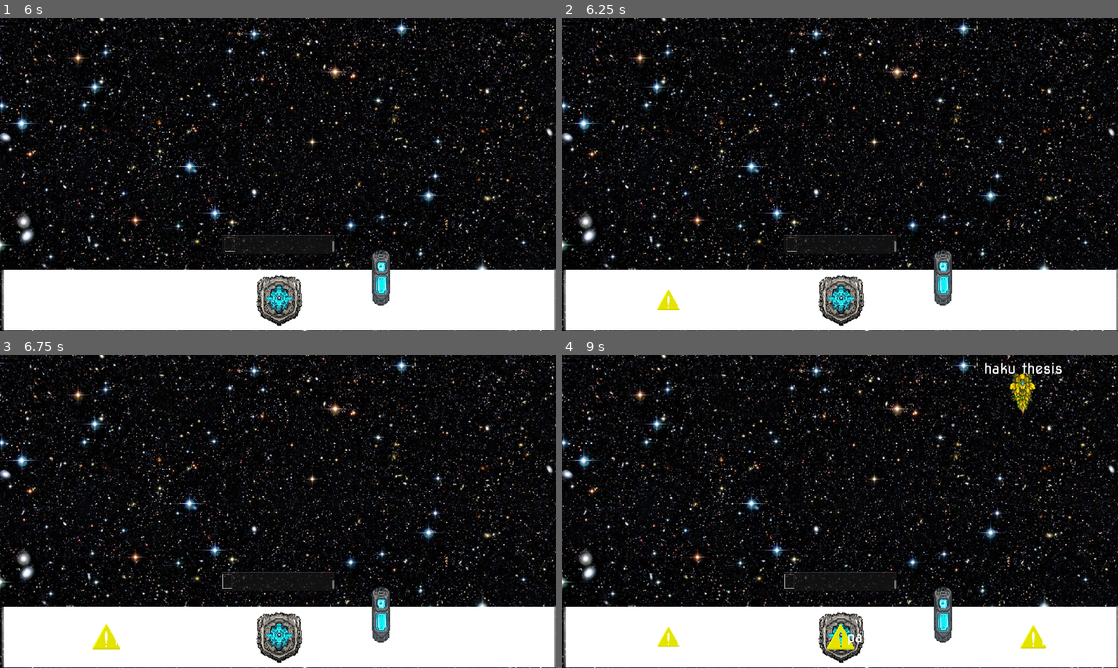
Above: before the commit, frames 1-4 (two rows, left to right).
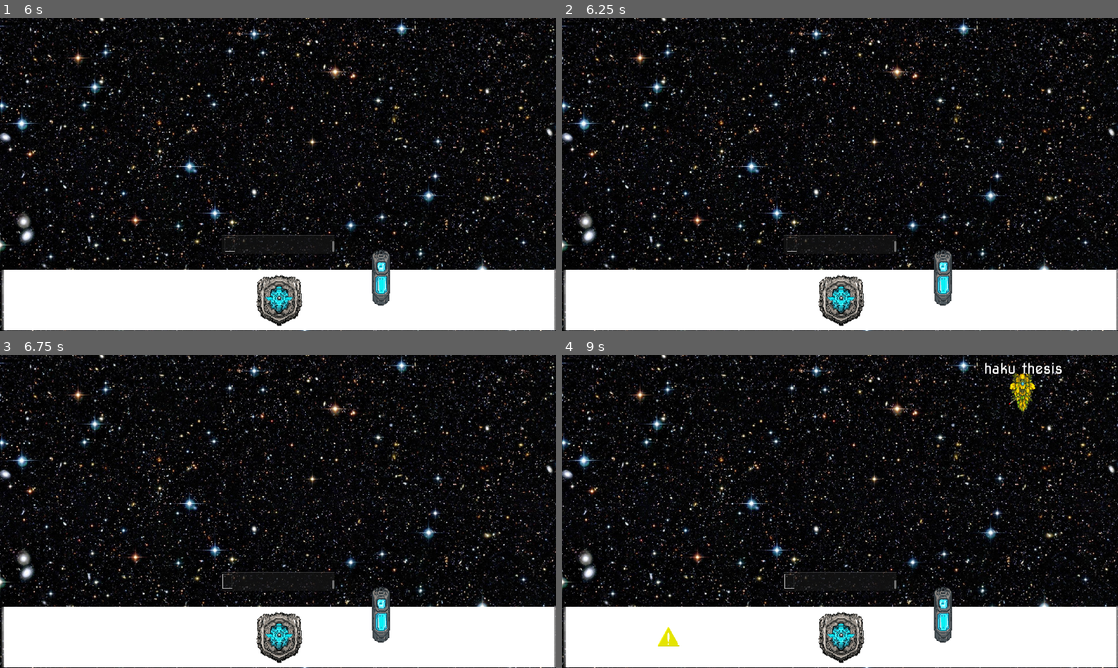
Above: after the commit, the same moments.

Repository: HephaistosForge/LinguaCaelestia
Game: Godot game, scene res://levels/main.tscn
Two runs of this game, one before a commit and one after it. Both use one fixed random seed, a clock stepped at 60 frames per second and the inputs below.
Inputs (mouse positions are in pixels of both pictures, inside the frame that each line leads up to):
- Up to frame 1 (6 s): click (278, 243) at 0.52 s; type "bibliothek" at 0.6 s; tap Enter at 5 s; tap Space at 5.75 s
- Up to frame 2 (6.25 s): no input
- Up to frame 3 (6.75 s): tap Enter at 6.5 s
- Up to frame 4 (9 s): no input

Frame 1 is identical in both runs. In frame 2, 0.1% of the frame differs, in the area x 17-22%, y 86-94%; in frame 3, 0.2%; in frame 4, 0.5%, in the area x 17-88%, y 0-95%.

Commit message:
Fix that labels with weird letters can be typed

Diff:
--- a/entities/enemies/hawaiian/cruiser.tscn
+++ b/entities/enemies/hawaiian/cruiser.tscn
@@ -29,6 +29,7 @@
 position = Vector2(-1, 54)
 
 [node name="Timer" type="Timer" parent="."]
+wait_time = 2.5
 autostart = true
 
 [connection signal="timeout" from="Timer" to="." method="_on_timer_timeout"]
--- a/entities/enemies/typed_label.gd
+++ b/entities/enemies/typed_label.gd
@@ -3,6 +3,21 @@
 signal correctly_typed(Node2D)
 
 @export var color: Color = Color.RED
+
+var map_weird_chars = {
+	"â": "a",
+	"ä": "a",
+	"é": "e",
+	"è": "e",
+	"ê": "e",
+	"ē": "e",
+	"ʻ": "'",
+	"`": "'",
+	"ô": "o",
+	"ö": "o",
+	"ō": "o",
+	"ü": "u",
+}
 
 func _ready():
 	$Typed.visible_characters = 0
@@ -13,11 +28,21 @@
 	$Label.text = text
 	$Typed.text = text
 
+func normalized_string(string: String):
+	string = string.to_lower()
+	for i in range(len(string)):
+		string[i] = map_weird_chars.get(string[i], string[i])
+	return string.strip_edges()
+
+
 func type_text(typed: String) -> bool:
-	if $Label.text.begins_with(typed):
+	var text = normalized_string($Label.text)
+	typed = normalized_string(typed)
+	if text.begins_with(typed):
 		$Typed.visible_characters = len(typed)
 	else:
 		$Typed.visible_characters = 0
-	if $Label.text == typed:
+	if text == typed:
 		emit_signal("correctly_typed", self)
-	return $Label.text == typed
+		return true
+	return false
